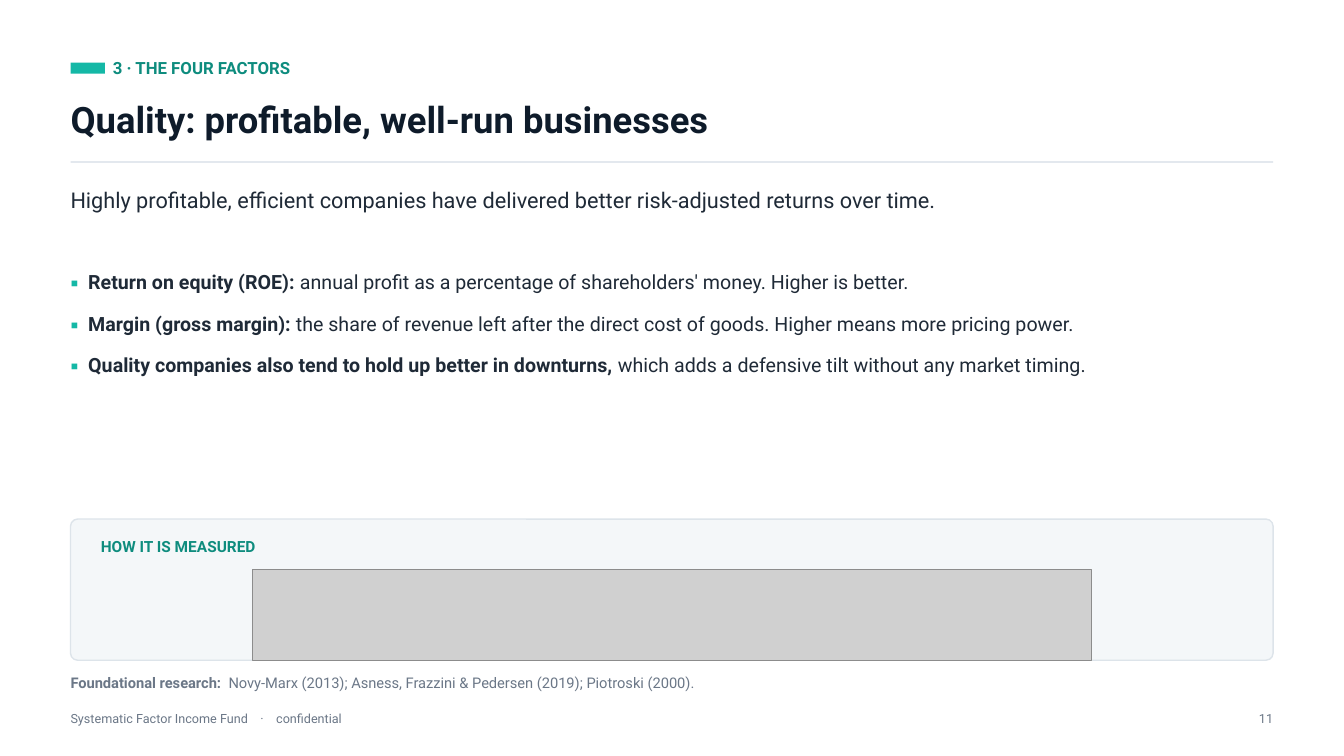
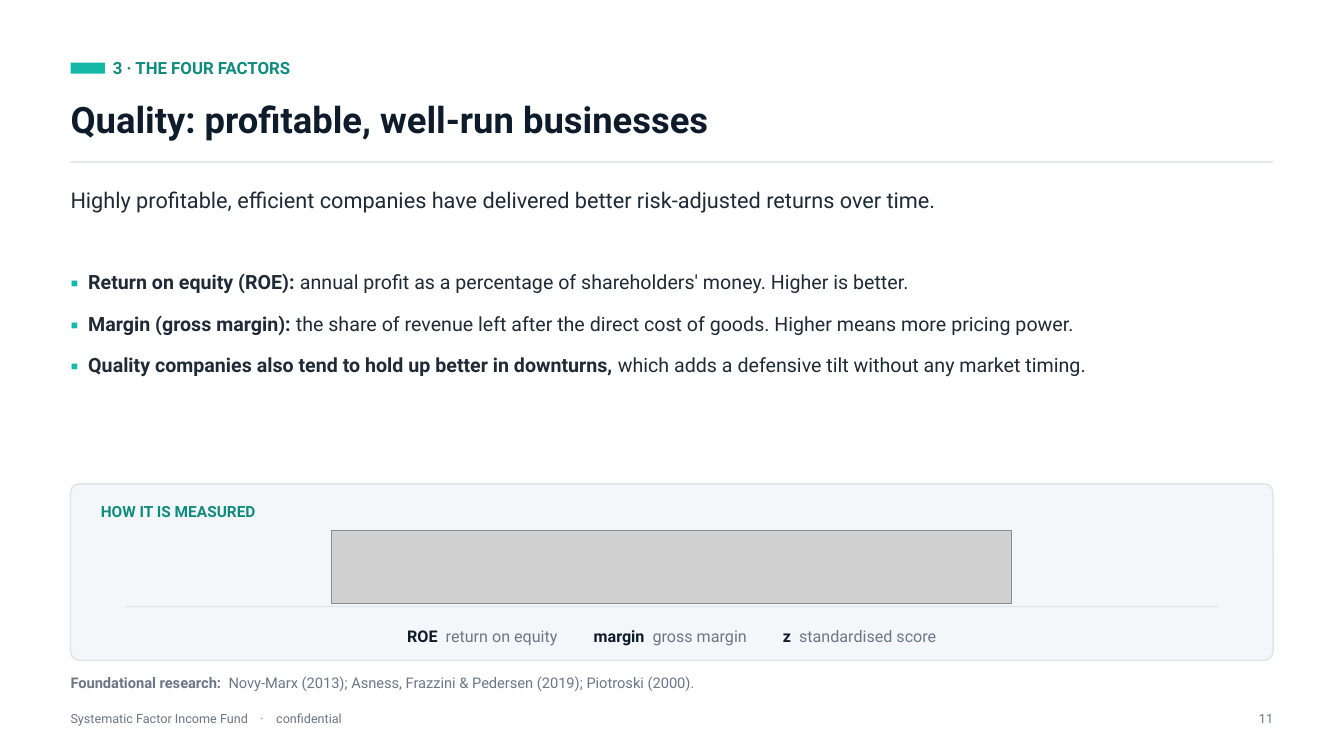
Before and after one commit to diegogomezpy/Portfolio_Algo_Trader, a slide deck: slide 15 of presentation/Systematic-Factor-Income-Fund.pptx. Drawn at 1344x756 pixels with LibreOffice and Linux fonts; fonts in the diff are those of the drawing; grey boxes stand for pictures. Boxes give left, top, right and bottom in pixels: in the first picture for what was removed or moved away, otherwise in the second. Text is boxed around its words. In the diff, an @@ line names an element or a change of style, - is before the commit and + after.

```diff
--- a/presentation/Systematic-Factor-Income-Fund.pptx
+++ b/presentation/Systematic-Factor-Income-Fund.pptx
@@ rounded rectangle: place and size @@
-rounded rectangle at [71,519,1273,660]
+rounded rectangle at [71,484,1273,660]
@@ text "HOW IT IS MEASURED": place and size @@
-text "HOW IT IS MEASURED" at [101,541,256,552]
+text "HOW IT IS MEASURED" at [101,506,256,517]
@@ picture: place and size @@
-picture at [253,570,1092,660]
+picture at [332,530,1012,604]
@@ rectangle added at [126,606,1218,607], fill #DDE4EA @@
@@ text added at [407,630,936,646], 11.5 pt, text #6B7787 @@
+ROE return on equity margin gross margin z standardised score
```
Also in this commit, not shown: 8 other slides changed, 1 other file.
